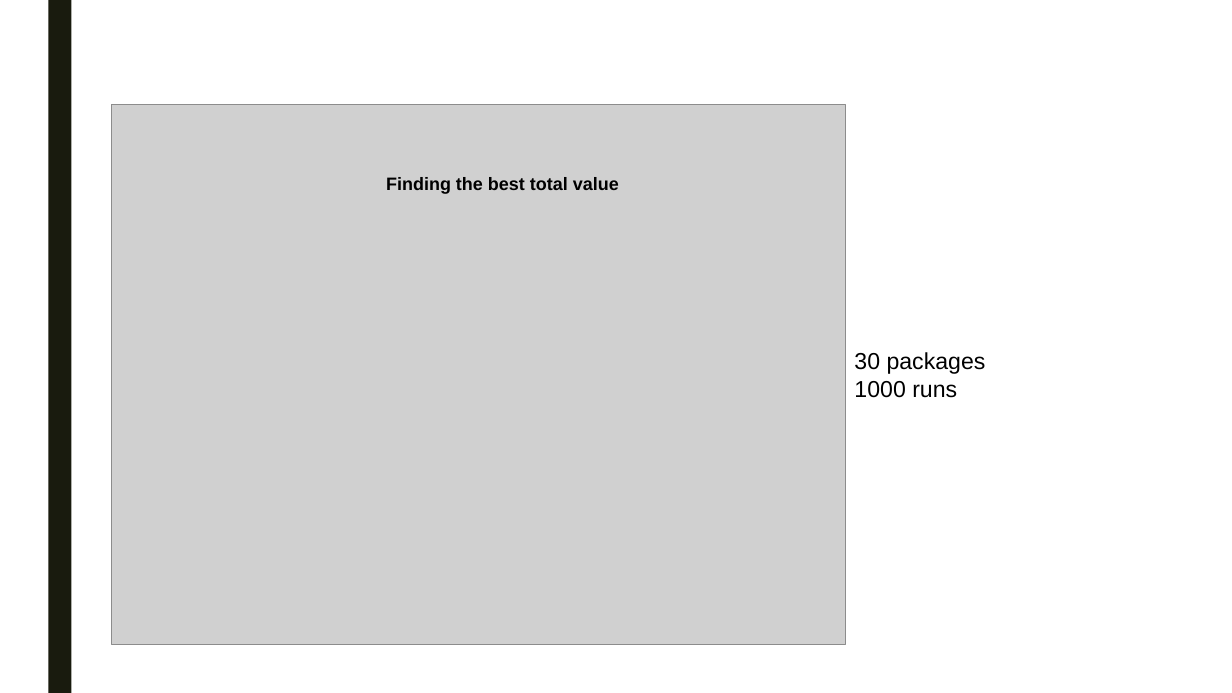
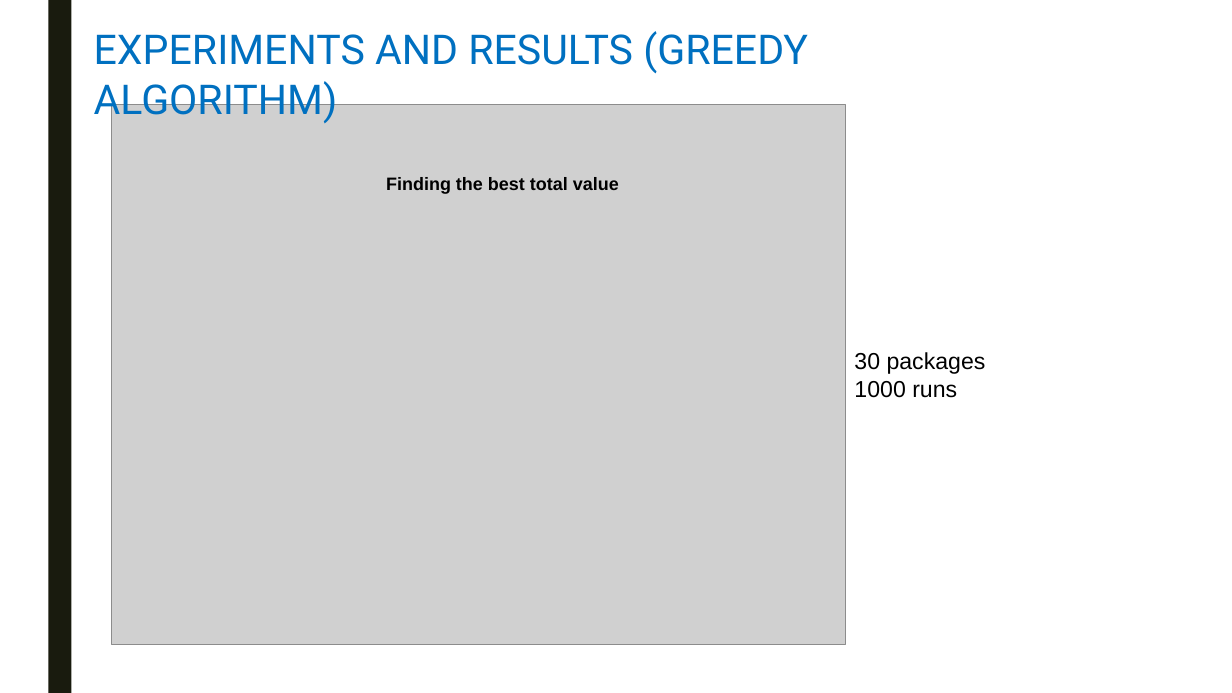
Before and after one commit to swengeler/PP3, a slide deck: slide 15 of Report, presentation and related stuff/Knapsack_problem.pptx (slide 11 before the commit). Drawn at 1232x693 pixels with LibreOffice and Linux fonts; fonts in the diff are those of the drawing; grey boxes stand for pictures. Boxes give left, top, right and bottom in pixels: in the first picture for what was removed or moved away, otherwise in the second. Text is boxed around its words. In the diff, an @@ line names an element or a change of style, - is before the commit and + after.

```diff
--- a/Report, presentation and related stuff/Knapsack_problem.pptx
+++ b/Report, presentation and related stuff/Knapsack_problem.pptx
@@ text added at bbox=[94, 31, 808, 124], 32 pt, text #0070C0 @@
+EXPERIMENTS AND RESULTS (GREEDY ALGORITHM)
```
Also in this commit, not shown: 18 other slides changed, 2 slides added, 2 slides removed.
